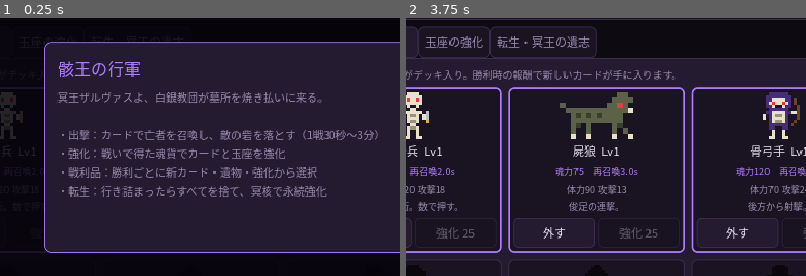
Above: before the commit, frames 1-2 (left to right).
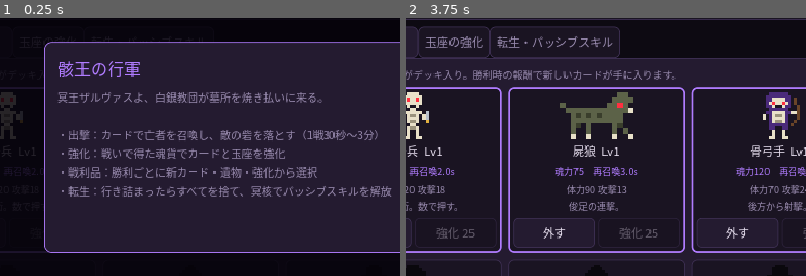
Above: after the commit, the same moments.

Repository: yukito1226/overload-td
Game: Godot game, scene res://scenes/main.tscn
Two runs of this game, one before a commit and one after it. Both use one fixed random seed, a clock stepped at 60 frames per second and the inputs below.
Inputs:
- Up to frame 1 (0.25 s): no input
- Up to frame 2 (3.75 s): click "出撃：ステージ 1" at 0.5 s; click "外す" at 1.25 s; click "外す" at 2 s; click "外す" at 2.75 s; click "始める" at 3.5 s
The pictures show only the part of the screen within x 13-63%, y 25-75%; the shares and areas given below are measured in that part.

The runs differ from the first frame. In frame 1, 0.6% of the frame differs, in the area x 70-98%, y 65-70%; in frame 2, 0.5%.

Commit message:
Add passive skill tree unlocked with rebirth cores
Replace the flat permanent talents with a three-branch, three-tier
passive tree. Higher tiers need earlier skills and add new mechanics:
unit regeneration, life drain, a one-time death save, free skeleton
summons, a throne cannon, a slowing miasma, cooldown cuts, throne
fortification, faster and stronger spells, and an enemy attack curse.
First-time boss clears grant 2 cores, and rebirth now unlocks at
stage 5, so a stuck run can always earn cores toward the next skill.

Co-Authored-By: Claude Opus 5.5 <noreply@anthropic.com>
Claude-Session: https://claude.ai/code/session_01FAt3nCMnoRVNknXjkngmwX

Diff:
--- a/scripts/battle.gd
+++ b/scripts/battle.gd
@@ -27,6 +27,7 @@
 	var walk: float
 	var dead := false
 	var hit := 0.0
+	var saved := false
 
 var main
 var stage := 1
@@ -56,6 +57,10 @@
 var flash := 0.0
 var banner := {}
 var speed := 1
+var legion_t := 0.0
+var cannon_t := 1.0
+var bolts: Array = []
+var core_gain := 0
 
 var bg_tex: ImageTexture
 var font: Font
@@ -71,7 +76,8 @@
 	mana = min(G.max_mana(), 60.0 * G.T("start"))
 	castle = {"x": CASTLE_X, "hp": float(G.castle_hp()), "max": float(G.castle_hp())}
 	ebase = {"x": EBASE_X, "hp": float(G.ebase_hp(stage)), "max": float(G.ebase_hp(stage))}
-	spell_max = 30.0 * pow(0.8, G.relic_n("bell"))
+	spell_max = 30.0 * pow(0.8, G.relic_n("bell")) * pow(0.85, G.T("chant"))
+	legion_t = _legion_interval()
 	for id in G.S["deck"]:
 		cds[id] = 0.0
 	bg_tex = _make_bg()
@@ -217,6 +223,10 @@
 		return
 	u.hp -= dmg
 	u.hit = 0.12
+	if u.hp <= 0 and u.side > 0 and G.T("undying") > 0 and not u.saved:
+		u.saved = true
+		u.hp = 1
+		nums.append({"x": u.x, "y": GROUND - u.h - 18, "v": "執念", "t": 0.9, "c": G.C_ACCENT})
 	nums.append({"x": u.x, "y": GROUND - u.h - 6, "v": str(roundi(dmg)), "t": 0.7, "c": Color("#ff8a8a") if u.side > 0 else Color("#ffe080")})
 	var kb_n: int = u.d.get("kb", 1)
 	var seg := int(floor((1.0 - max(0.0, u.hp) / u.mx) * kb_n))
@@ -234,6 +244,8 @@
 
 func _hit_base(side: int, dmg: float) -> void:
 	var b: Dictionary = ebase if side > 0 else castle
+	if side < 0:
+		dmg *= pow(0.9, G.T("fortress"))
 	b["hp"] -= dmg
 	shake = 0.15
 	nums.append({"x": b["x"] + (-20 if side > 0 else 20), "y": GROUND - 160, "v": str(roundi(dmg)), "t": 0.7, "c": Color("#ffe080") if side > 0 else Color("#ff8a8a")})
@@ -247,6 +259,7 @@
 		for f in _foes(u):
 			if abs(f.x - tx) <= aoe:
 				_damage(f, dmg)
+				_drain(u, dmg)
 		if abs(base_x - tx) <= aoe + 30:
 			_hit_base(u.side, dmg)
 		var col: Color = u.d.get("proj", Color("#ff8a20"))
@@ -262,10 +275,18 @@
 				best = f
 		if best:
 			_damage(best, dmg)
+			_drain(u, dmg)
 		elif abs(base_x - tx) < 50:
 			_hit_base(u.side, dmg)
 
+func _drain(u: Unit, dmg: float) -> void:
+	var lv := G.T("drain")
+	if u.side > 0 and lv > 0 and not u.dead:
+		u.hp = min(u.mx, u.hp + dmg * 0.1 * lv)
+
 func _step_unit(u: Unit, dt: float) -> void:
+	if u.side > 0 and G.T("regen") > 0:
+		u.hp = min(u.mx, u.hp + u.mx * 0.015 * G.T("regen") * dt)
 	if u.kb > 0:
 		u.kb -= dt
 		u.x = clamp(u.x - u.side * 110 * dt, CASTLE_X + 10, EBASE_X - 10)
@@ -313,7 +334,10 @@
 			else:
 				_apply_hit(u, target_x, u.atk, float(d.get("aoe", 0)))
 	else:
-		u.x += u.side * u.spd * dt
+		var slow := 1.0
+		if u.side < 0 and G.T("miasma") > 0 and u.x < CASTLE_X + 260:
+			slow = max(0.25, 1.0 - 0.2 * G.T("miasma"))
+		u.x += u.side * u.spd * dt * slow
 		u.walk += dt * u.spd * 0.25
 
 func _step_proj(p: Dictionary, dt: float) -> void:
@@ -352,7 +376,7 @@
 
 func _spawn_enemy(key: String) -> void:
 	var e: Dictionary = Data.ENEMIES[key]
-	_add_unit(-1, e, roundi(e["hp"] * sc["hp"]), roundi(e["atk"] * sc["atk"]), e["spd"], EBASE_X - 30)
+	_add_unit(-1, e, roundi(e["hp"] * sc["hp"]), roundi(e["atk"] * sc["atk"] * (1.0 - 0.07 * G.T("hex"))), e["spd"], EBASE_X - 30)
 
 func _enemy_ai(dt: float) -> void:
 	spawn_t -= dt
@@ -383,9 +407,41 @@
 	for f in units.filter(func(u): return u.side < 0 and not u.dead):
 		pillars.append({"x": f.x, "t": 0.6})
 		_damage(f, dmg)
+		if G.T("doom") > 0:
+			f.kb = 0.6
+	if G.T("doom") > 0:
+		pillars.append({"x": EBASE_X - 30, "t": 0.6})
+		_hit_base(1, dmg)
 	flash = 0.4
 	shake = 0.3
 	banner = {"t": 1.5, "txt": "冥王の裁き"}
+
+func _legion_interval() -> float:
+	return [0.0, 14.0, 10.0, 7.0][G.T("legion")]
+
+## 死者の行進・玉座の呪砲
+func _passive_tick(dt: float) -> void:
+	if G.T("legion") > 0:
+		legion_t -= dt
+		if legion_t <= 0:
+			legion_t = _legion_interval()
+			var st := G.unit_stats("skel")
+			_add_unit(1, Data.CARDS["skel"], st["hp"], st["atk"], st["spd"], CASTLE_X + 30)
+	var cl := G.T("cannon")
+	if cl > 0:
+		cannon_t -= dt
+		if cannon_t <= 0:
+			var tgt: Unit = null
+			for u in units:
+				if u.side < 0 and not u.dead and u.x < CASTLE_X + 320 and (tgt == null or u.x < tgt.x):
+					tgt = u
+			if tgt:
+				cannon_t = 1.6
+				var dmg := 22.0 * cl * (1.0 + 0.25 * (stage - 1))
+				_damage(tgt, dmg)
+				bolts.append({"a": Vector2(CASTLE_X, GROUND - 195), "b": Vector2(tgt.x, GROUND - tgt.h / 2), "t": 0.25})
+			else:
+				cannon_t = 0.2
 
 # ---------------- ループ ----------------
 func _process(delta: float) -> void:
@@ -400,6 +456,7 @@
 			for id in cds:
 				cds[id] = max(0.0, cds[id] - sdt)
 			_enemy_ai(sdt)
+			_passive_tick(sdt)
 			for u in units:
 				if not u.dead:
 					_step_unit(u, sdt)
@@ -422,6 +479,9 @@
 		n["t"] -= dt
 		n["y"] -= 30 * dt
 	nums = nums.filter(func(n): return n["t"] > 0)
+	for bo in bolts:
+		bo["t"] -= dt
+	bolts = bolts.filter(func(b): return b["t"] > 0)
 	for p in pillars:
 		p["t"] -= dt
 	pillars = pillars.filter(func(p): return p["t"] > 0)
@@ -471,6 +531,10 @@
 		var s := 6.0 if p["big"] else 4.0
 		_px(p["x"] - s / 2, p["y"] - s / 2, s, s, p["c"])
 		_px(p["x"] - s / 2 - p["side"] * 6, p["y"] - s / 2, s, s, Color(p["c"], 0.4))
+	if G.T("miasma") > 0:
+		_px(CASTLE_X, GROUND - 40, 260, 40, Color(0.45, 0.2, 0.6, 0.12 + 0.05 * sin(t * 2)))
+	for bo in bolts:
+		draw_line(bo["a"], bo["b"], Color(G.C_ACCENT, bo["t"] * 4), 3)
 	for pl in pillars:
 		var a: float = min(1.0, pl["t"] * 2)
 		_px(pl["x"] - 12, 0, 24, GROUND, Color(Color("#7a3cc0"), a))
@@ -608,6 +672,8 @@
 	gain += int(floor(soul_bonus * G.soul_mult()))
 	S["souls"] += gain
 	var first: bool = win and stage == S["max_stage"]
+	core_gain = 2 if first and stage % 5 == 0 else 0
+	S["core"] += core_gain
 	if win:
 		if first:
 			S["max_stage"] += 1
@@ -619,7 +685,11 @@
 	if win:
 		_show_reward(gain, int(t), first)
 	else:
-		var hint := "\n行き詰まったら「転生」で冥核を得て永続強化しましょう（現在 +%d 冥核）。" % G.rebirth_gain() if G.rebirth_gain() > 0 else "\nカードや玉座を強化して再挑戦しましょう。"
+		var hint := "\nカードや玉座を強化して再挑戦しましょう。"
+		if G.rebirth_gain() > 0:
+			hint = "\n行き詰まったら「転生」で冥核 +%d を得て、パッシブスキルを解放しましょう。" % G.rebirth_gain()
+		elif G.S["core"] > 0:
+			hint = "\n冥核が %d あります。「パッシブスキル」タブで新しい力を解放しましょう。" % G.S["core"]
 		main.open_modal("敗北…", "戦闘時間 %d秒・撃破 %d\n獲得魂貨 +%s%s" % [int(t), kills, G.fmt(gain), hint], [["玉座へ戻る", main.back_to_hub]])
 
 func _show_reward(gain: int, time: int, first: bool) -> void:
@@ -694,7 +764,7 @@
 				c.horizontal_alignment = HORIZONTAL_ALIGNMENT_CENTER
 			v.add_child(c)
 		row.add_child(b)
-	main.open_modal("勝利！", "戦闘時間 %d秒・撃破 %d・獲得魂貨 +%s%s\n戦利品をひとつ選べ：" % [time, kills, G.fmt(gain), "\n新たなステージが開放された。" if first else ""], [], row)
+	main.open_modal("勝利！", "戦闘時間 %d秒・撃破 %d・獲得魂貨 +%s%s\n戦利品をひとつ選べ：" % [time, kills, G.fmt(gain), ("\n新たなステージが開放された。" if first else "") + ("\nボス初撃破！ 冥核 +%d（パッシブスキルの解放に使えます）" % core_gain if core_gain > 0 else "")], [], row)
 
 func _take_reward(o: Dictionary) -> void:
 	var S := G.S
--- a/scripts/data.gd
+++ b/scripts/data.gd
@@ -304,14 +304,29 @@
 	"wallet": {"name": "墓荒らし", "desc": "獲得魂貨 +10%/Lv",   "base": 60, "g": 1.6},
 }
 
-var TALENTS := {
-	"might":   {"name": "冥王の威光", "desc": "全ユニット攻撃力 +12%/Lv（乗算）"},
-	"flesh":   {"name": "不死の肉体", "desc": "全ユニット体力 +12%/Lv（乗算）"},
-	"harvest": {"name": "魂の収穫",   "desc": "獲得魂貨 +25%/Lv"},
-	"start":   {"name": "冥府の蓄え", "desc": "開始時の魂力 +60/Lv"},
-	"flow":    {"name": "冥河の流れ", "desc": "魂力の回復 +10%/Lv"},
-	"pact":    {"name": "古の盟約",   "desc": "転生後、追加カードを1枚所持して開始/Lv"},
-	"wrath":   {"name": "冥王の怒り", "desc": "冥王の裁きの威力 +30%/Lv"},
+# パッシブスキル（冥核で解放する永続強化。転生しても失われない）
+# branch: 系統, tier: 段階(1〜3), max: 最大Lv, base: 基本コスト（Lv×base 冥核）
+# req: 解放条件 [スキルID, 必要Lv]
+var BRANCHES := [["army", "軍勢の業"], ["throne", "玉座の業"], ["sorcery", "冥術の業"]]
+var PASSIVES := {
+	"might":   {"branch": "army", "tier": 1, "max": 10, "base": 1, "name": "冥王の威光", "desc": "全ユニット攻撃力 +12%/Lv（乗算）"},
+	"flesh":   {"branch": "army", "tier": 1, "max": 10, "base": 1, "name": "不死の肉体", "desc": "全ユニット体力 +12%/Lv（乗算）"},
+	"regen":   {"branch": "army", "tier": 2, "max": 3,  "base": 3, "req": ["flesh", 2], "name": "骨の再生", "desc": "味方ユニットが毎秒 最大体力の1.5%/Lv 回復"},
+	"drain":   {"branch": "army", "tier": 2, "max": 3,  "base": 3, "req": ["might", 2], "name": "魂吸い", "desc": "与えたダメージの10%/Lv 体力を吸収"},
+	"undying": {"branch": "army", "tier": 3, "max": 1,  "base": 8, "req": ["regen", 1], "name": "不死の執念", "desc": "味方は一度だけ致命傷を体力1で耐える"},
+	"legion":  {"branch": "army", "tier": 3, "max": 3,  "base": 6, "req": ["drain", 1], "name": "死者の行進", "desc": "一定時間ごとに骸骨兵を無償で召喚（14/10/7秒）"},
+	"start":   {"branch": "throne", "tier": 1, "max": 5,  "base": 1, "name": "冥府の蓄え", "desc": "開始時の魂力 +60/Lv"},
+	"flow":    {"branch": "throne", "tier": 1, "max": 10, "base": 1, "name": "冥河の流れ", "desc": "魂力の回復 +10%/Lv"},
+	"cannon":  {"branch": "throne", "tier": 2, "max": 5,  "base": 3, "req": ["start", 1], "name": "玉座の呪砲", "desc": "玉座が近づく敵を自動で砲撃（威力 Lvに比例）"},
+	"miasma":  {"branch": "throne", "tier": 2, "max": 3,  "base": 3, "req": ["flow", 2], "name": "瘴気の結界", "desc": "玉座付近の敵の移動速度 -20%/Lv"},
+	"rite":    {"branch": "throne", "tier": 3, "max": 3,  "base": 6, "req": ["miasma", 1], "name": "黒き儀式", "desc": "召喚クールダウン -12%/Lv"},
+	"fortress":{"branch": "throne", "tier": 3, "max": 3,  "base": 6, "req": ["cannon", 2], "name": "骨の城塞", "desc": "玉座の耐久 +40%/Lv、玉座が受けるダメージ -10%/Lv"},
+	"harvest": {"branch": "sorcery", "tier": 1, "max": 10, "base": 1, "name": "魂の収穫", "desc": "獲得魂貨 +25%/Lv"},
+	"wrath":   {"branch": "sorcery", "tier": 1, "max": 5,  "base": 1, "name": "冥王の怒り", "desc": "冥王の裁きの威力 +30%/Lv"},
+	"chant":   {"branch": "sorcery", "tier": 2, "max": 3,  "base": 3, "req": ["wrath", 1], "name": "速唱", "desc": "冥王の裁きのチャージ時間 -15%/Lv"},
+	"hex":     {"branch": "sorcery", "tier": 2, "max": 3,  "base": 3, "req": ["harvest", 1], "name": "弱体の呪詛", "desc": "敵の攻撃力 -7%/Lv"},
+	"doom":    {"branch": "sorcery", "tier": 3, "max": 1,  "base": 8, "req": ["chant", 1], "name": "終焉の刻", "desc": "冥王の裁きが敵を吹き飛ばし、敵の砦にも直撃する"},
+	"pact":    {"branch": "sorcery", "tier": 3, "max": 5,  "base": 6, "req": ["hex", 1], "name": "古の盟約", "desc": "転生後、追加カードを1枚所持して開始/Lv"},
 }
 
 ## スプライトキー -> {"r": 右向き, "l": 左向き}
--- a/scripts/game.gd
+++ b/scripts/game.gd
@@ -83,6 +83,21 @@
 func T(k: String) -> int:
 	return int(S["talents"].get(k, 0))
 
+## パッシブの次のLvに必要な冥核（最大Lvなら -1）
+func passive_cost(k: String) -> int:
+	var p: Dictionary = Data.PASSIVES[k]
+	var lv := T(k)
+	if lv >= p["max"]:
+		return -1
+	return int(p["base"]) * (lv + 1)
+
+## 解放条件を満たしているか
+func passive_unlocked(k: String) -> bool:
+	var p: Dictionary = Data.PASSIVES[k]
+	if not p.has("req"):
+		return true
+	return T(p["req"][0]) >= int(p["req"][1])
+
 func relic_n(k: String) -> int:
 	return S["relics"].count(k)
 
@@ -105,7 +120,7 @@
 	return {
 		"hp": roundi(c["hp"] * hp_m), "atk": roundi(c["atk"] * atk_m),
 		"spd": c["spd"] * (1.0 + 0.12 * relic_n("march")),
-		"cd": c["cd"] * pow(0.88, relic_n("hourg")),
+		"cd": c["cd"] * pow(0.88, relic_n("hourg")) * pow(0.88, T("rite")),
 	}
 
 func regen_rate() -> float:
@@ -115,7 +130,7 @@
 	return 600 + 120 * S["up"]["maxm"]
 
 func castle_hp() -> int:
-	return roundi(1500.0 * (1.0 + 0.2 * S["up"]["castle"]) * (1.0 + 0.25 * relic_n("shield")))
+	return roundi(1500.0 * (1.0 + 0.2 * S["up"]["castle"]) * (1.0 + 0.25 * relic_n("shield")) * (1.0 + 0.4 * T("fortress")))
 
 func enemy_scale(s: int) -> Dictionary:
 	return {"hp": pow(1.13, s - 1), "atk": pow(1.09, s - 1)}
@@ -128,7 +143,7 @@
 
 func rebirth_gain() -> int:
 	var m: int = S["max_stage"]
-	return int(floor(pow(m, 1.6) / 4.0)) if m >= 6 else 0
+	return int(floor(pow(m, 1.6) / 4.0)) if m >= 5 else 0
 
 func fmt(n: float) -> String:
 	if n >= 1e6:
--- a/scripts/hub.gd
+++ b/scripts/hub.gd
@@ -56,7 +56,7 @@
 	root.add_child(tabs)
 	deck_box = _tab("軍勢（カード）")
 	up_box = _tab("玉座の強化")
-	reb_box = _tab("転生・冥王の遺志")
+	reb_box = _tab("転生・パッシブスキル")
 
 
 func _bar() -> PanelContainer:
@@ -231,18 +231,64 @@
 	var rb := G.button("転生 +%d 冥核" % g, _rebirth, G.C_ACCENT)
 	rb.disabled = g <= 0
 	reb_box.add_child(_row("転生の儀",
-		"魂貨・ステージ・カード・強化・遺物をすべて失い、冥核を得て最初からやり直します。今周の最高ステージが高いほど多く得られます（ステージ6到達で解放）。転生回数：%d" % G.S["rebirths"],
+		"魂貨・ステージ・カード・強化・遺物をすべて失い、冥核を得て最初からやり直します。今周の最高ステージが高いほど多く得られます（ステージ5到達で解放）。ボスの初撃破でも冥核+2。転生回数：%d" % G.S["rebirths"],
 		rb, G.C_ACCENT))
-	reb_box.add_child(G.label("冥王の遺志：冥核で獲得する永続強化（転生しても失われません）。", 12, G.C_DIM))
-	for k in Data.TALENTS:
-		var t: Dictionary = Data.TALENTS[k]
-		var cost := G.T(k) + 1
-		var b := G.button("%d 冥核" % cost, func(): _buy_talent(k))
-		b.disabled = G.S["core"] < cost
-		reb_box.add_child(_row("%s  Lv%d" % [t["name"], G.T(k)], t["desc"], b))
-	var wipe := G.button("セーブデータを消去", func(): main.confirm("本当に消去しますか？", "すべての進行状況（冥核・遺志を含む）が消えます。", func(): G.wipe(); refresh()), G.C_RED)
+	reb_box.add_child(G.label("パッシブスキル：冥核で解放する永続の力（転生しても失われません）。前のスキルを育てると次の段階が解放されます。　所持冥核 %d" % G.S["core"], 12, G.C_DIM))
+	var cols := HBoxContainer.new()
+	cols.add_theme_constant_override("separation", 8)
+	reb_box.add_child(cols)
+	for br in Data.BRANCHES:
+		var col := VBoxContainer.new()
+		col.size_flags_horizontal = Control.SIZE_EXPAND_FILL
+		col.add_theme_constant_override("separation", 6)
+		cols.add_child(col)
+		var head := G.label(br[1], 15, G.C_ACCENT)
+		head.horizontal_alignment = HORIZONTAL_ALIGNMENT_CENTER
+		col.add_child(head)
+		var last_tier := 0
+		for k in Data.PASSIVES:
+			var p: Dictionary = Data.PASSIVES[k]
+			if p["branch"] != br[0]:
+				continue
+			if p["tier"] != last_tier:
+				last_tier = p["tier"]
+				col.add_child(G.label("― 第%d段階 ―" % last_tier, 11, G.C_DIM))
+			col.add_child(_passive_node(k))
+	var wipe := G.button("セーブデータを消去", func(): main.confirm("本当に消去しますか？", "すべての進行状況（冥核・パッシブスキルを含む）が消えます。", func(): G.wipe(); refresh()), G.C_RED)
 	wipe.size_flags_horizontal = Control.SIZE_SHRINK_END
 	reb_box.add_child(wipe)
+
+func _passive_node(k: String) -> Control:
+	var p: Dictionary = Data.PASSIVES[k]
+	var lv := G.T(k)
+	var unlocked := G.passive_unlocked(k)
+	var cost := G.passive_cost(k)
+	var border := G.C_GOLD if lv >= int(p["max"]) else (G.C_ACCENT if lv > 0 else G.C_LINE)
+	var panel := PanelContainer.new()
+	panel.add_theme_stylebox_override("panel", G.sb(G.C_PANEL, border, 6, 1, 7))
+	if not unlocked:
+		panel.modulate = Color(1, 1, 1, 0.55)
+	var v := VBoxContainer.new()
+	v.add_theme_constant_override("separation", 2)
+	panel.add_child(v)
+	v.add_child(G.label("%s  Lv%d/%d" % [p["name"], lv, p["max"]], 13, G.C_TEXT))
+	var d := G.label(p["desc"], 11, G.C_DIM)
+	d.autowrap_mode = TextServer.AUTOWRAP_WORD_SMART
+	d.custom_minimum_size.x = 260
+	v.add_child(d)
+	var b: Button
+	if not unlocked:
+		var req: Array = p["req"]
+		b = G.button("%s Lv%d で解放" % [Data.PASSIVES[req[0]]["name"], req[1]], func(): pass)
+		b.disabled = true
+	elif cost < 0:
+		b = G.button("習得済み（最大）", func(): pass)
+		b.disabled = true
+	else:
+		b = G.button(("解放 " if lv == 0 else "強化 ") + "%d 冥核" % cost, func(): _buy_passive(k), G.C_ACCENT)
+		b.disabled = G.S["core"] < cost
+	v.add_child(b)
+	return panel
 
 func _rebirth() -> void:
 	var g := G.rebirth_gain()
@@ -254,11 +300,12 @@
 		refresh()
 		main.toast("転生した。冥核 +%d" % g))
 
-func _buy_talent(k: String) -> void:
-	var c := G.T(k) + 1
-	if G.S["core"] < c:
+func _buy_passive(k: String) -> void:
+	var c := G.passive_cost(k)
+	if c < 0 or not G.passive_unlocked(k) or G.S["core"] < c:
 		return
 	G.S["core"] -= c
 	G.S["talents"][k] = G.T(k) + 1
 	G.save_game()
 	refresh()
+	main.toast("%s を Lv%d にした" % [Data.PASSIVES[k]["name"], G.T(k)])
--- a/scripts/main.gd
+++ b/scripts/main.gd
@@ -33,7 +33,7 @@
 			+ "・出撃：カードで亡者を召喚し、敵の砦を落とす（1戦30秒〜3分）\n"
 			+ "・強化：戦いで得た魂貨でカードと玉座を強化\n"
 			+ "・戦利品：勝利ごとに新カード・遺物・強化から選択\n"
-			+ "・転生：行き詰まったらすべてを捨て、冥核で永続強化",
+			+ "・転生：行き詰まったらすべてを捨て、冥核でパッシブスキルを解放",
 			[["始める", Callable()]])
 
 func start_battle(stage: int) -> void:
